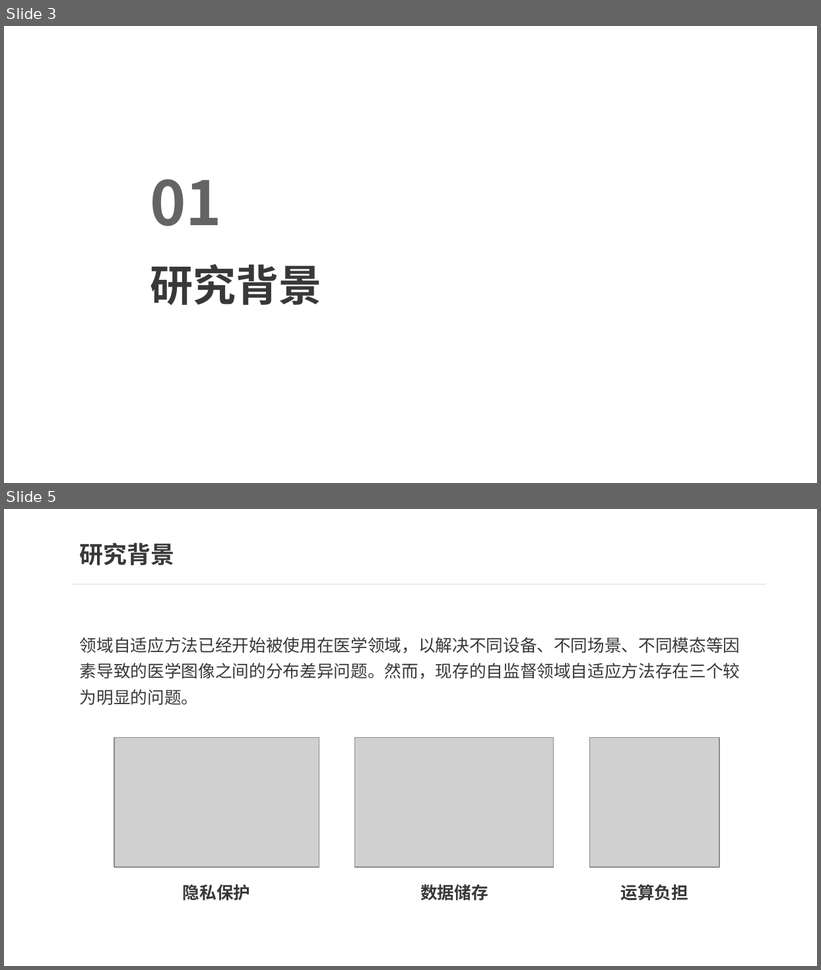
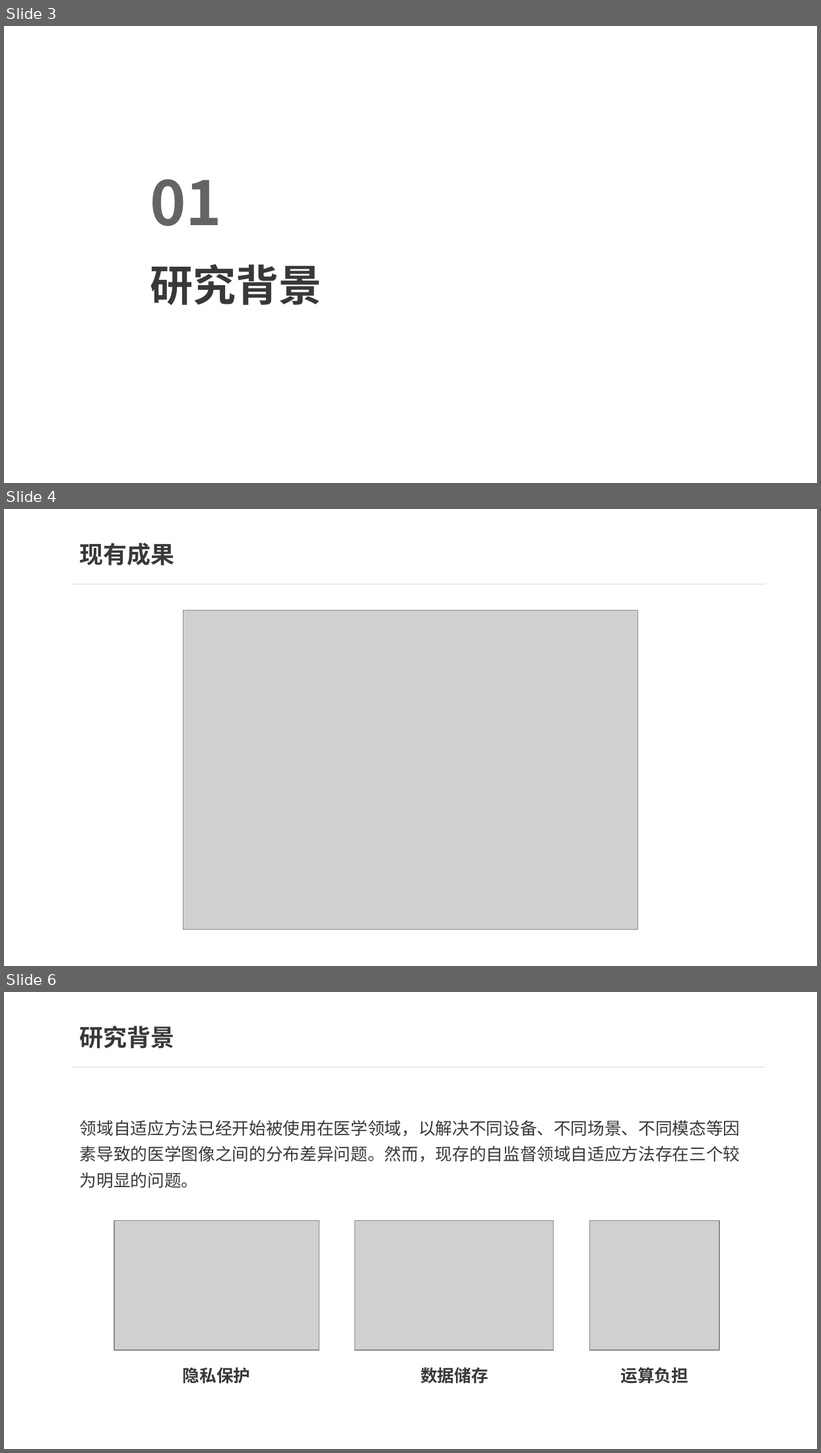
Before and after one commit to Buzzy0423/2023Spring_group_project, a slide deck: Presentation/Pre1/pre1_2.pptx. Shown one above the other, each under a label of ours: slides 3 and 5 before the commit, slides 3, 4 and 6 after it; the slides between them are not shown. The pictures are 821x970 and 821x1453 pixels, drawn with LibreOffice and Linux fonts; fonts in the diff are those of the drawing; grey boxes stand for pictures. Boxes give left, top, right and bottom in pixels: in the first picture for what was removed or moved away, otherwise in the second. Text is boxed around its words. In the diff, an @@ line names an element or a change of style, - is before the commit and + after.

```diff
--- a/Presentation/Pre1/pre1_2.pptx
+++ b/Presentation/Pre1/pre1_2.pptx
@@ slide 4 added at (4,509,817,966), background #FFFFFF @@
@@ text added at (80,543,175,566), 21 pt, text #383838, bold @@
+现有成果
@@ rectangle added at (71,584,766,584), fill #646464 @@
@@ picture added at (183,611,638,930) @@
@@ what was slide 5 is now slide 6 @@
```
Also in this commit, not shown: 1 slide changed, 1 other slide added, 2 slides removed, 3 other files.
